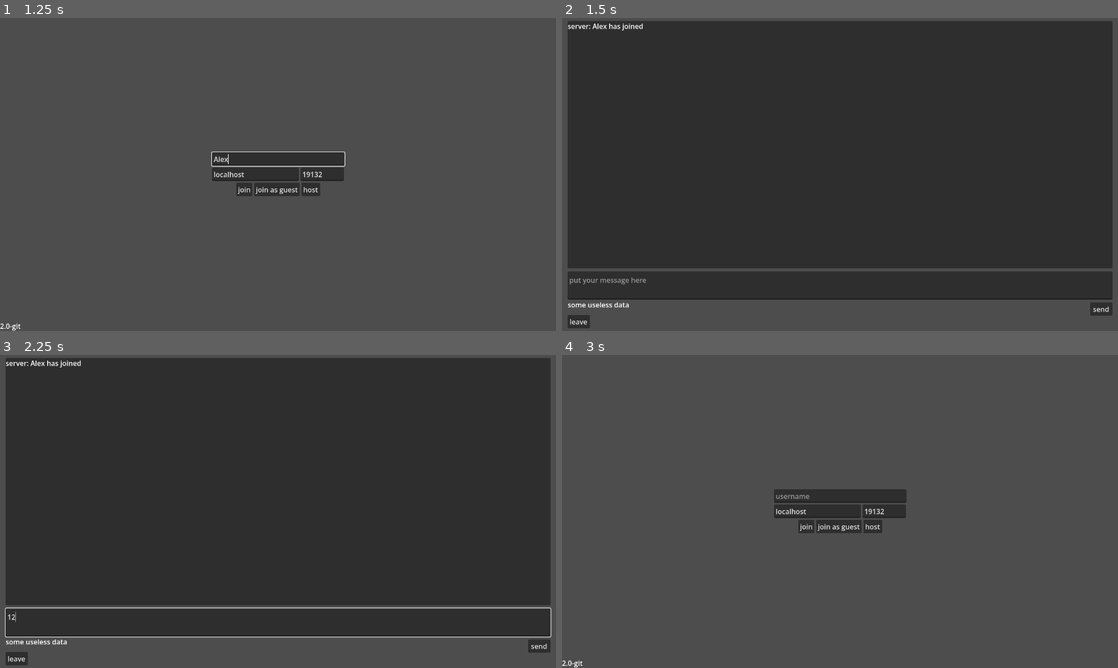
Above: before the commit, frames 1-4 (two rows, left to right).
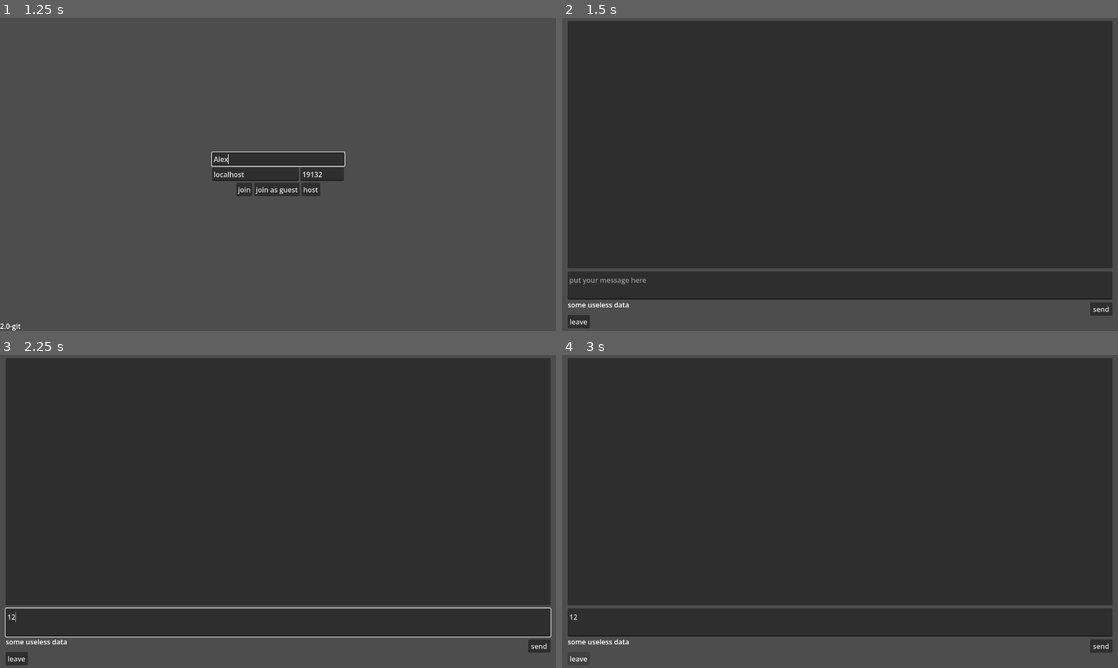
Above: after the commit, the same moments.

Repository: CyanActSus420/pisscord
Game: Godot game, scene res://scenes/Menu.tscn
The game is run twice, just before and just after one commit, with the same random seed, the same clock (stepped at 60 frames per second) and the same inputs.
Inputs (mouse positions are in pixels of both pictures, inside the frame that each line leads up to):
- Up to frame 1 (1.25 s): click (278, 158) at 0.52 s; type "Alex" at 0.6 s
- Up to frame 2 (1.5 s): click "host" at 1.25 s
- Up to frame 3 (2.25 s): click (278, 621) at 2.02 s; type "12" at 2.1 s
- Up to frame 4 (3 s): click "leave" at 2.75 s

Frame 1 is identical in both runs. In frame 2, 0.1% of the frame differs, in the area x 1-15%, y 1-4%; in frame 3, 0.1%; in frame 4, 84%, in the area x 0-99%, y 1-100%.

Commit message:
reverting shit WHAT THE FUCK DID I BREAK

Diff:
--- a/autoload/Autoload-LocalUserData.gd
+++ b/autoload/Autoload-LocalUserData.gd
@@ -3,4 +3,4 @@
 var peer:ENetMultiplayerPeer = null
 var client = null
 
-var Username:String = "ass"
+@export var Username:String = "ass"
--- a/scenes/Chat.tscn
+++ b/scenes/Chat.tscn
@@ -75,5 +75,4 @@
 grow_vertical = 2
 text = "some useless data"
 
-[connection signal="pressed" from="LeaveButton" to="." method="_on_leave_button_pressed"]
 [connection signal="pressed" from="SendButton" to="." method="_on_send_button_pressed"]
--- a/src/State-Chat.gd
+++ b/src/State-Chat.gd
@@ -11,11 +11,6 @@
 	get_tree().set_multiplayer(SceneMultiplayer.new(), self.get_path())
 	multiplayer.multiplayer_peer = LocalUserData.peer
 	multiplayer.allow_object_decoding = true
-
-	var data:MessageData = MessageData.new()
-	data.Username = "server"
-	data.MessageContent = "%s has joined" % LocalUserData.Username
-	rpc("rpc_message", data)
 
 ## -------------------------------------------------------
 ## [ EVERYTHING THAT ISN'T THE THINGS BELOW THIS SECTION ]
@@ -37,12 +32,6 @@
 func _on_send_button_pressed() -> void:
 	send_message()
 
-func _on_leave_button_pressed() -> void:
-	multiplayer.multiplayer_peer = null
-	LocalUserData.client = null
-	LocalUserData.peer = null
-	get_tree().change_scene_to_file("res://scenes/Menu.tscn")
-
 ## -----------------
 ## [ RPC FUNCTIONS ]
 ## -----------------
--- a/src/resources/Resource-MessageData.gd
+++ b/src/resources/Resource-MessageData.gd
@@ -1,8 +1,8 @@
 class_name MessageData extends Resource
 
-var MessageContent:String = ""
-var Username:String = ""
-var UserColor:String = "[color=white]"
+@export var MessageContent:String = ""
+@export var Username:String = ""
+@export var UserColor:String = "[color=white]"
 
 func return_formatted() -> String:
 	return "%s: %s" % [
